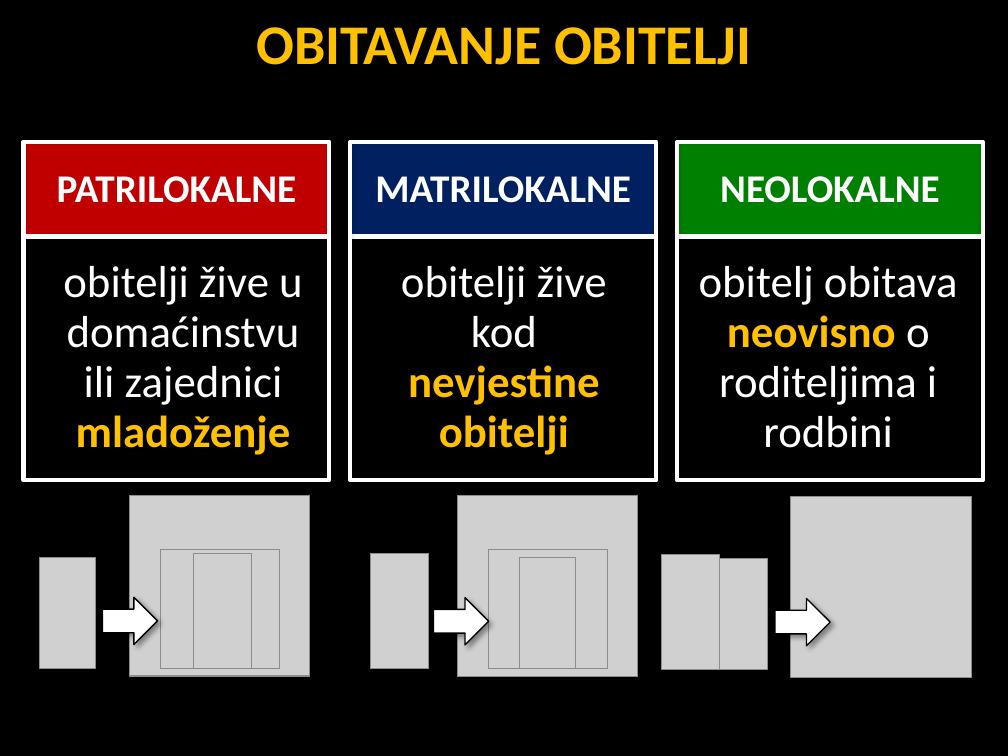
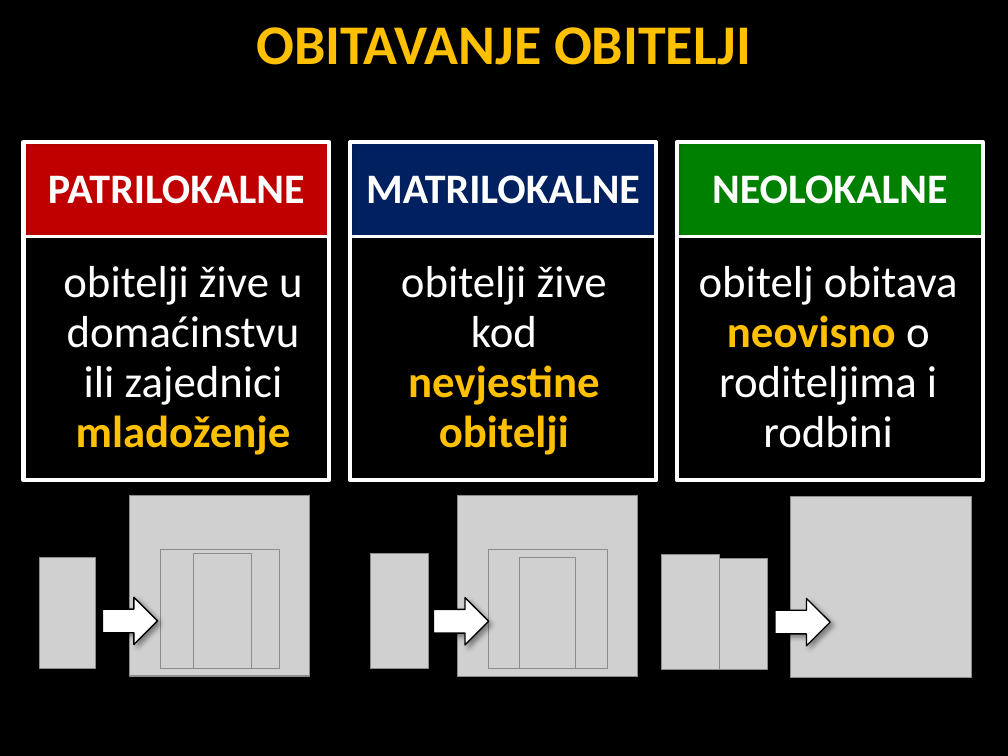
Before and after one commit to srednja-skola/sociologija, a slide deck: slide 6 of data/pptx/007_Obitelj_brak_i_srodstvo.pptx. Drawn at 1008x756 pixels with LibreOffice and Linux fonts; fonts in the diff are those of the drawing; grey boxes stand for pictures. Boxes give left, top, right and bottom in pixels: in the first picture for what was removed or moved away, otherwise in the second. Text is boxed around its words. In the diff, an @@ line names an element or a change of style, - is before the commit and + after.

```diff
--- a/data/pptx/007_Obitelj_brak_i_srodstvo.pptx
+++ b/data/pptx/007_Obitelj_brak_i_srodstvo.pptx
@@ size 28 to 30 pt; outline #FFFFFF 3 pt to #FFFFFF 2.25 pt in 3 elements at box(23, 142, 329, 237), box(351, 142, 656, 237), box(677, 142, 983, 237) @@
```
Also in this commit, not shown: 10 other slides changed, 1 slide added.
